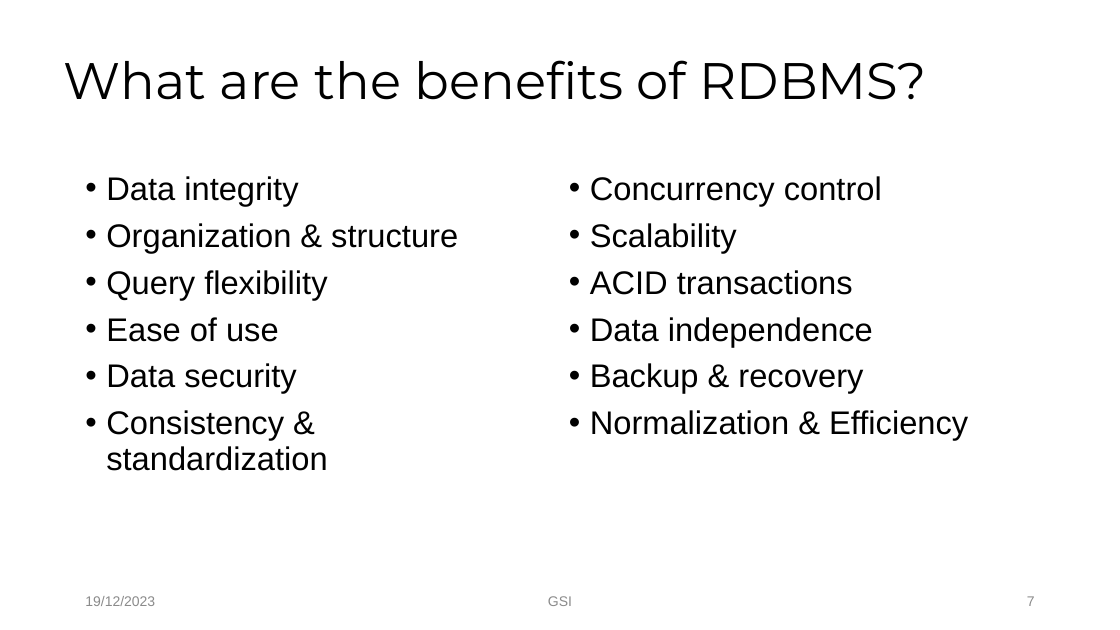
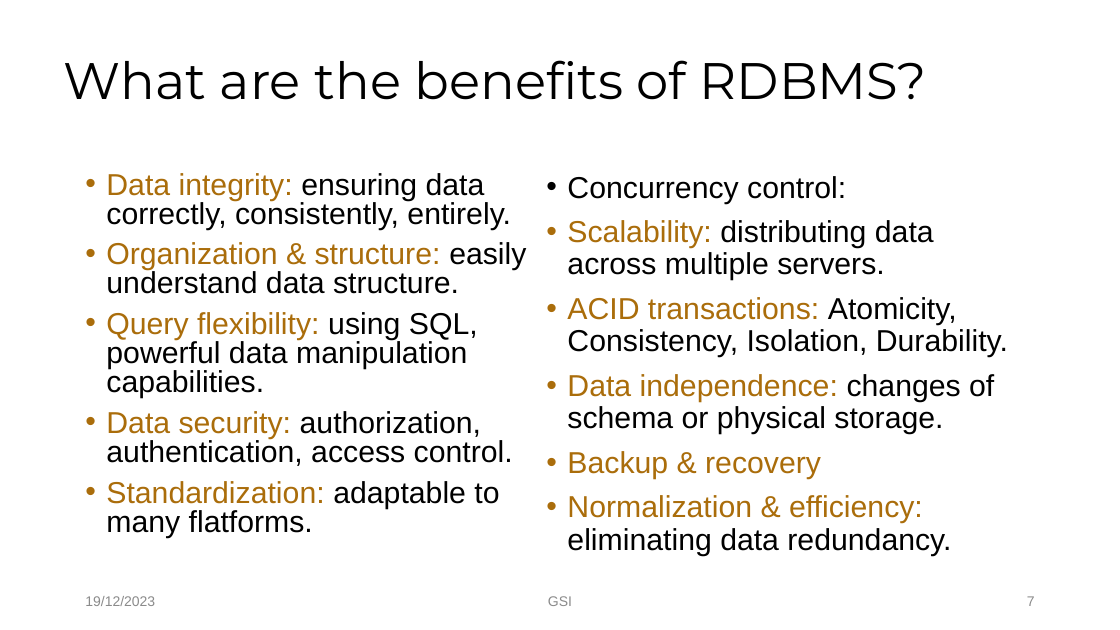
Before and after one commit to Tuyen92/my_bag, a slide deck: slide 7 of sprint.review.20231219_Tuyen.pptx. Drawn at 1120x630 pixels with LibreOffice and Linux fonts; fonts in the diff are those of the drawing; background and template pictures are left out. Boxes give left, top, right and bottom in pixels: in the first picture for what was removed or moved away, otherwise in the second. Text is boxed around its words. In the diff, an @@ line names an element or a change of style, - is before the commit and + after.

Commit message:
RDBMS

```diff
--- a/sprint.review.20231219_Tuyen.pptx
+++ b/sprint.review.20231219_Tuyen.pptx
@@ text at (x1=106, y1=173, x2=526, y2=538): text changed; size 28 to 25.9 pt @@
-• Data integrity
-• Organization & structure
-• Query flexibility
-• Ease of use
-• Data security
-• Consistency & standardization
+• Data integrity: ensuring data correctly, consistently, entirely.
+• Organization & structure: easily understand data structure.
+• Query flexibility: using SQL, powerful data manipulation capabilities.
+• Data security: authorization, authentication, access control.
+• Standardization: adaptable to many flatforms.
@@ text "Concurrency control:" moved from (x1=590, y1=176, x2=968, y2=440) to (x1=567, y1=176, x2=1008, y2=556) @@
@@ text at (x1=567, y1=176, x2=1008, y2=435): text changed; size 28 to 25.9 pt @@
-• Concurrency control
-• Scalability
-• ACID transactions
-• Data independence
+• Concurrency control:
+• Scalability: distributing data across multiple servers.
+• ACID transactions: Atomicity, Consistency, Isolation, Durability.
+• Data independence: changes of schema or physical storage.
@@ text at (x1=567, y1=451, x2=821, y2=479): size 28 to 25.9 pt, text colour #000000 to #AA6D0B in "Backup & recovery" @@
@@ text at (x1=567, y1=495, x2=951, y2=556): text changed; size 28 to 25.9 pt @@
-• Normalization & Efficiency
+• Normalization & efficiency: eliminating data redundancy.
```
Also in this commit, not shown: 2 other slides changed.
